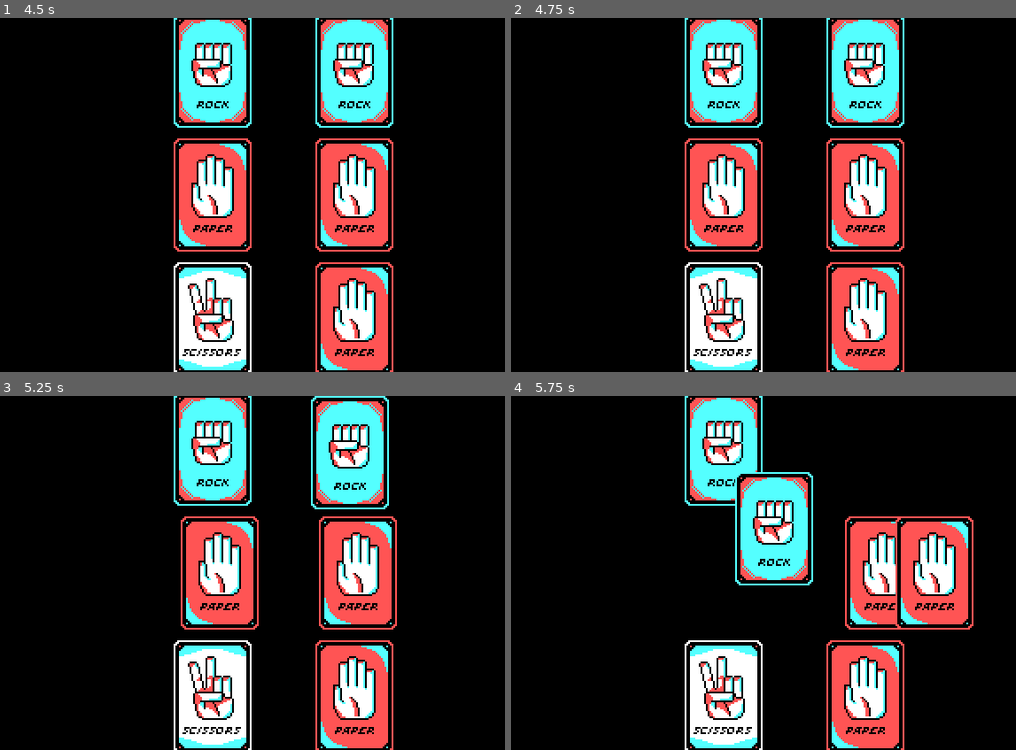
Above: before the commit, frames 1-4 (two rows, left to right).
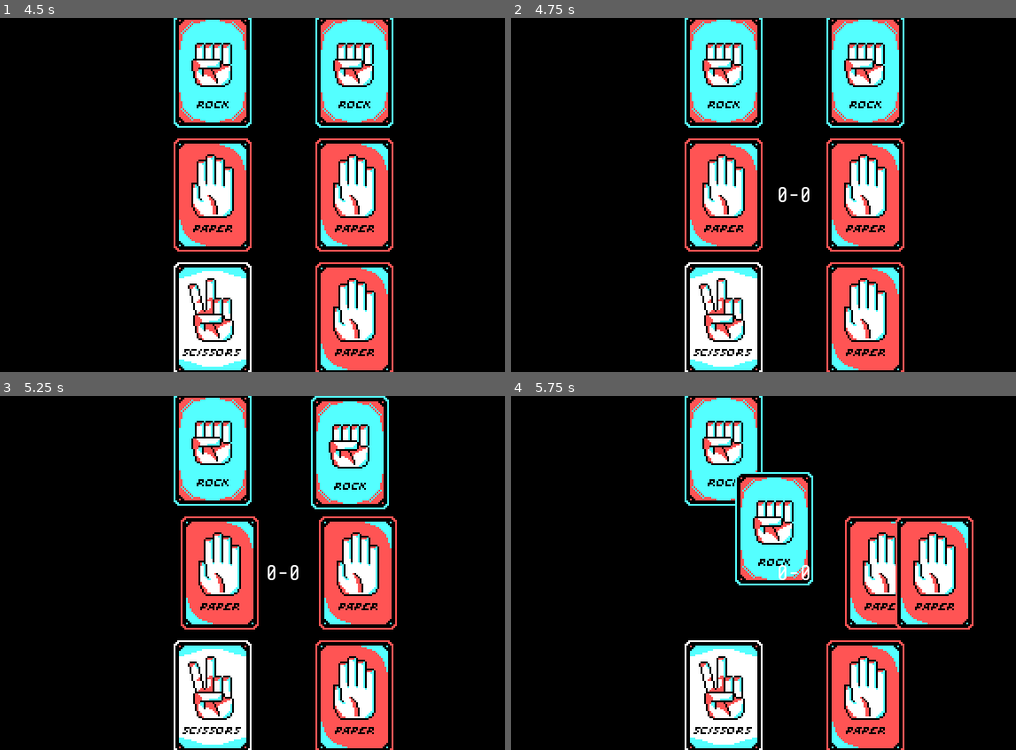
Above: after the commit, the same moments.

Repository: enunezs/EC2020GameJam
Game: Godot game, scene res://Game.tscn
Two runs of this game, one before a commit and one after it. Both use one fixed random seed, a clock stepped at 60 frames per second and the inputs below.
Inputs (mouse positions are in pixels of both pictures, inside the frame that each line leads up to):
- Up to frame 1 (4.5 s): tap Enter at 0.5 s; move the mouse to (0, 18) at 0.52 s; click (0, 18) at 0.67 s; move the mouse to (10, 18) at 1.27 s; click (10, 18) at 1.42 s; move the mouse to (424, 318) at 2.02 s; click (424, 318) at 2.17 s; move the mouse to (282, 318) at 2.77 s; click (282, 318) at 2.92 s; move the mouse to (202, 318) at 3.52 s; click (202, 318) at 3.67 s; move the mouse to (353, 71) at 4.27 s; click (353, 71) at 4.42 s
- Up to frame 2 (4.75 s): no input
- Up to frame 3 (5.25 s): tap Space at 5 s; move the mouse to (313, 573) at 5.02 s; click (313, 573) at 5.17 s
- Up to frame 4 (5.75 s): no input

Frame 1 is identical in both runs. In frame 2, 0.1% of the frame differs, in the area x 52-60%, y 47-52%; in frame 3, 0.1%; in frame 4, 0.1%.

Commit message:
Scoring done

Diff:
--- a/Game.tscn
+++ b/Game.tscn
@@ -1,8 +1,14 @@
-[gd_scene load_steps=4 format=2]
+[gd_scene load_steps=7 format=2]
 
 [ext_resource path="res://Cards/CardBase.tscn" type="PackedScene" id=1]
 [ext_resource path="res://MainGame.gd" type="Script" id=2]
 [ext_resource path="res://Board.gd" type="Script" id=3]
+[ext_resource path="res://Font/Shure Tech Mono Nerd Font Complete.ttf" type="DynamicFontData" id=4]
+[ext_resource path="res://UI.gd" type="Script" id=5]
+
+[sub_resource type="DynamicFont" id=1]
+size = 12
+font_data = ExtResource( 4 )
 
 [node name="Game" type="Node2D"]
 script = ExtResource( 2 )
@@ -37,3 +43,38 @@
 
 [node name="DiscardCards" type="Node2D" parent="."]
 position = Vector2( 260, 100 )
+
+[node name="UI" type="CanvasLayer" parent="."]
+script = ExtResource( 5 )
+
+[node name="ScoreBox" type="MarginContainer" parent="UI"]
+anchor_left = 0.5
+anchor_top = 0.5
+anchor_right = 0.5
+anchor_bottom = 0.5
+grow_horizontal = 2
+grow_vertical = 2
+custom_constants/margin_right = 20
+custom_constants/margin_top = 20
+custom_constants/margin_left = 20
+custom_constants/margin_bottom = 20
+__meta__ = {
+"_edit_use_anchors_": false
+}
+
+[node name="HBoxContainer" type="HBoxContainer" parent="UI/ScoreBox"]
+margin_left = 20.0
+margin_top = 20.0
+margin_right = 92.0
+margin_bottom = 39.0
+alignment = 1
+
+[node name="Score" type="Label" parent="UI/ScoreBox/HBoxContainer"]
+margin_left = 12.0
+margin_top = 2.0
+margin_right = 60.0
+margin_bottom = 16.0
+size_flags_horizontal = 0
+custom_fonts/font = SubResource( 1 )
+text = "10000000"
+align = 1
--- a/MainGame.gd
+++ b/MainGame.gd
@@ -24,6 +24,8 @@
 onready var n_start_cards = $StartCards
 onready var n_discard_pile = $DiscardCards
 
+onready var n_ui_canvas = $UI
+
 
 
 var main_deck = []
@@ -40,6 +42,9 @@
 var player_card
 var is_playing =false
 
+var cpu_score = 0
+var player_score = 0
+
 # Called when the node enters the scene tree for the first time.
 func _ready():
 
@@ -77,6 +82,11 @@
 	cpu_card = null
 	player_card = null
 
+
+	cpu_score = 0
+	player_score = 0
+
+	n_ui_canvas.clear_score()
 	#return
 
 #runs start animations and setup
@@ -105,21 +115,22 @@
 			discard_card(cpu_card)
 			yield(player_card.move_to(n_start_cards.position),"completed")
 			discard_card(player_card)
+			player_score = player_score + 1
 			#TODO: Sound?
 		if result == LOSE:
 			discard_card(player_card)
 			yield(cpu_card.move_to(n_start_cards.position),"completed")
-
 			discard_card(cpu_card)
+			cpu_score = cpu_score + 1
 			#TODO: Sound?
 		if result == DRAW:
 			yield(get_tree().create_timer(1), "timeout")
 			discard_card(player_card)
 			discard_card(cpu_card)
 
-
-
-		#TODO: Update scores
+		#TODO update score
+		n_ui_canvas.update_score(player_score, cpu_score)
+
 
 
 
--- /dev/null
+++ b/UI.gd
@@ -0,0 +1,17 @@
+extends CanvasLayer
+
+
+onready var n_text = $ScoreBox/HBoxContainer/Score
+
+
+func _ready():
+	clear_score()
+
+
+func update_score(player_score, cpu_score):
+	n_text.text = str(player_score) + "-" + str(cpu_score)
+
+
+func clear_score():
+	n_text.text = ""
+	pass
Binary file added: Font/Shure Tech Mono Nerd Font Complete.ttf
Binary file added: Font/agave regular Nerd Font Complete.ttf
Binary file added: Font/bitbuntu-full.ttf
